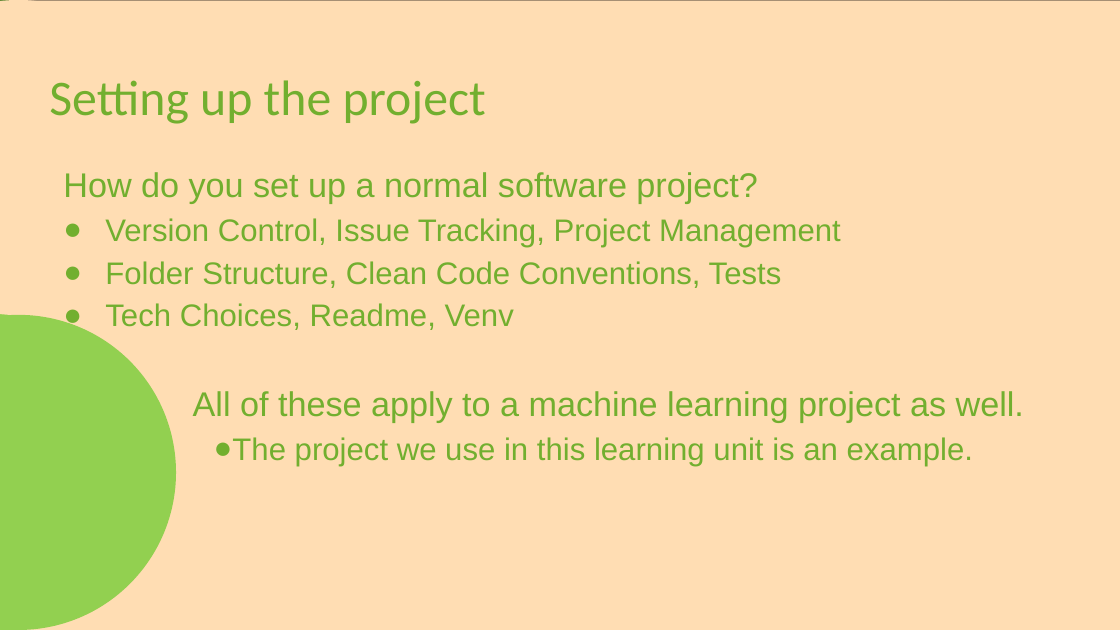
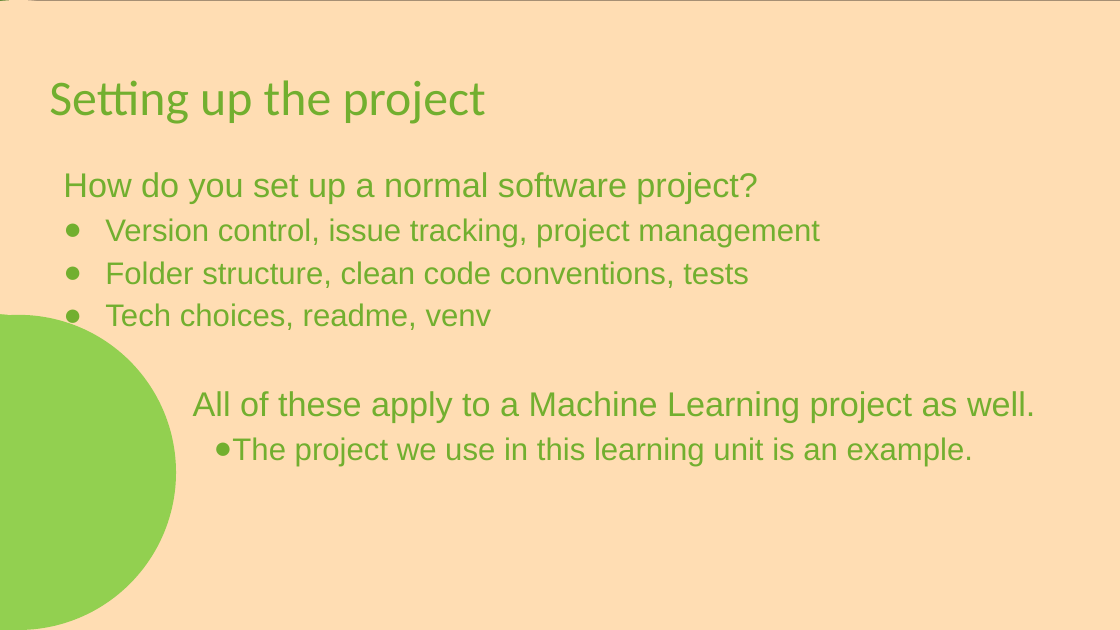
Before and after one commit to frank-trollmann/machine-learning_example-project, a slide deck: slide 11 of documentation/Session 1.pptx (slide 10 before the commit). Drawn at 1120x630 pixels with LibreOffice and Linux fonts; fonts in the diff are those of the drawing. Boxes give left, top, right and bottom in pixels: in the first picture for what was removed or moved away, otherwise in the second. Text is boxed around its words. In the diff, an @@ line names an element or a change of style, - is before the commit and + after.

```diff
--- a/documentation/Session 1.pptx
+++ b/documentation/Session 1.pptx
@@ text at (105,218,1035,422): text changed @@
-● Version Control, Issue Tracking, Project Management
-● Folder Structure, Clean Code Conventions, Tests
-● Tech Choices, Readme, Venv
-All of these apply to a machine learning project as well.
+● Version control, issue tracking, project management
+● Folder structure, clean code conventions, tests
+● Tech choices, readme, venv
+All of these apply to a Machine Learning project as well.
```
Also in this commit, not shown: 14 other slides changed, 1 slide added, 1 other file.
